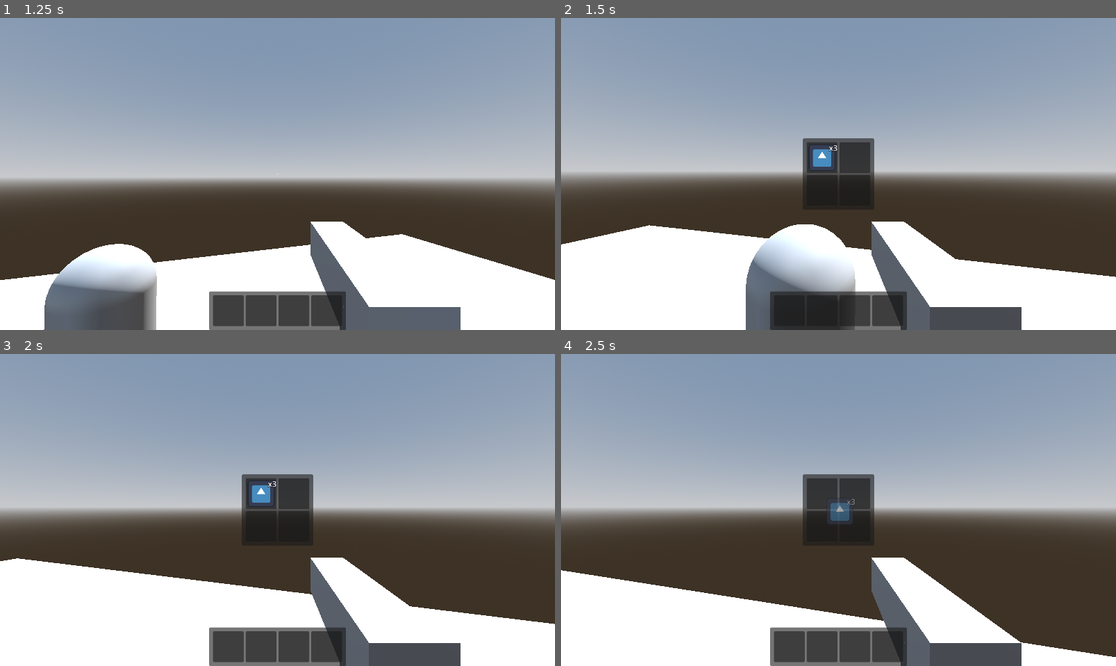
Above: before the commit, frames 1-4 (two rows, left to right).
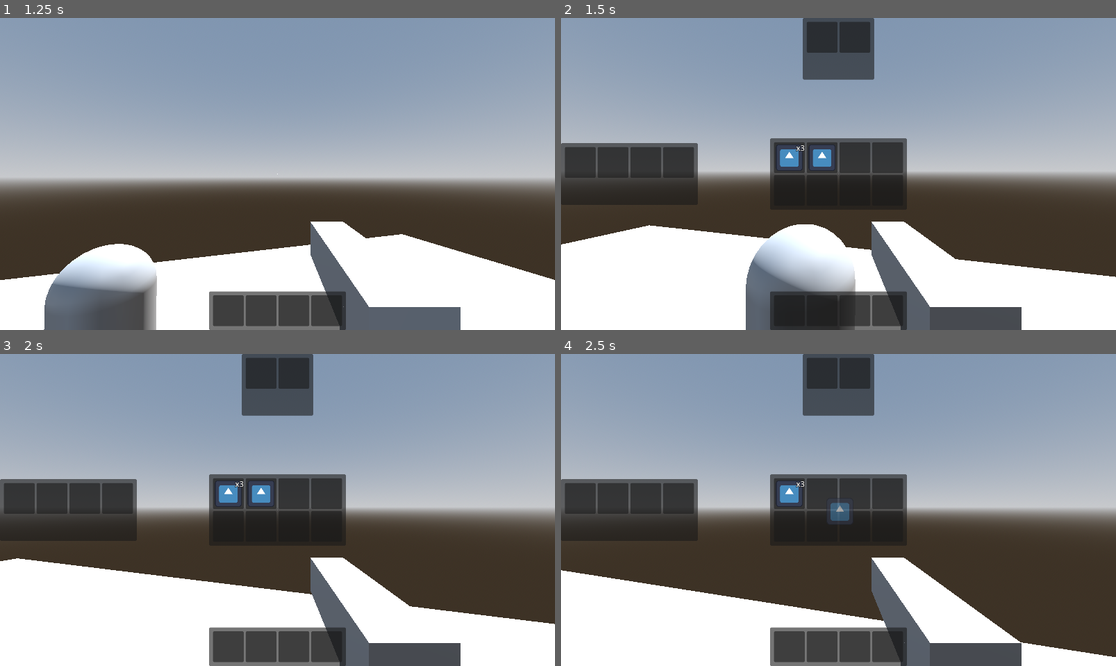
Above: after the commit, the same moments.

Repository: jevonsp/boomer-shooter
Game: Godot game, scene res://main/main.tscn
The game is run twice, just before and just after one commit, with the same random seed, the same clock (stepped at 60 frames per second) and the same inputs. The engine's default icon, where the game draws it, is replaced by a stand-in: a white triangle on a blue panel in a dark square.
Inputs (mouse positions are in pixels of both pictures, inside the frame that each line leads up to):
- Up to frame 1 (1.25 s): tap Enter at 0.5 s; move the mouse to (305, 174) at 0.52 s; hold W from 0.53 s (still down); tap E at 0.6 s; click (305, 174) at 0.67 s; tap Space at 0.77 s
- Up to frame 2 (1.5 s): keep holding W; move the mouse to (810, 174) at 1.27 s; tap Tab at 1.35 s; click (810, 174) at 1.42 s
- Up to frame 3 (2 s): keep holding W; tap Space at 1.52 s
- Up to frame 4 (2.5 s): move the mouse to (821, 494) at 2.02 s; release W at 2.03 s; hold D from 2.03 s (still down); tap Shift at 2.1 s; click (821, 494) at 2.17 s

Frame 1 is identical in both runs. In frame 2, 9.8% of the frame differs, in the area x 0-63%, y 0-61%; in frame 3, 9.8%; in frame 4, 9.8%.

Commit message:
Force Close + Equip/Weapon Scaffold

Diff:
--- /dev/null
+++ b/inventory/InventoryDataEquip.gd
@@ -0,0 +1,7 @@
+extends InventoryData
+class_name InventoryDataEquip
+
+func drop_slot_data(grabbed_slot_data: SlotData, index: int) -> SlotData:
+	if not grabbed_slot_data.item_data is Equipment:
+		return grabbed_slot_data
+	return super.drop_slot_data(grabbed_slot_data, index)
--- /dev/null
+++ b/inventory/InventoryDataWeapon.gd
@@ -0,0 +1,7 @@
+extends InventoryData
+class_name InventoryDataWeapon
+
+func drop_slot_data(grabbed_slot_data: SlotData, index: int) -> SlotData:
+	if not grabbed_slot_data.item_data is Weapon:
+		return grabbed_slot_data
+	return super.drop_slot_data(grabbed_slot_data, index)
--- a/inventory/TestInv.tres
+++ b/inventory/TestInv.tres
@@ -1,8 +1,9 @@
-[gd_resource type="Resource" script_class="InventoryData" load_steps=5 format=3 uid="uid://rehdkfow4rw2"]
+[gd_resource type="Resource" script_class="InventoryData" load_steps=7 format=3 uid="uid://rehdkfow4rw2"]
 
 [ext_resource type="Script" uid="uid://c016vp1fy7qnm" path="res://inventory/InventoryData.gd" id="1_2e78x"]
 [ext_resource type="Script" uid="uid://ucu2pnv7c5go" path="res://inventory/slot/SlotData.gd" id="2_ktglu"]
 [ext_resource type="Resource" uid="uid://cy5jffdyvu370" path="res://inventory/item/items/TestConsumable.tres" id="3_ktglu"]
+[ext_resource type="Resource" uid="uid://dgoqcaec25b8u" path="res://inventory/item/items/TestEquip.tres" id="4_07wpc"]
 
 [sub_resource type="Resource" id="Resource_07wpc"]
 script = ExtResource("2_ktglu")
@@ -10,7 +11,12 @@
 quantity = 3
 metadata/_custom_type_script = "uid://ucu2pnv7c5go"
 
+[sub_resource type="Resource" id="Resource_bdno3"]
+script = ExtResource("2_ktglu")
+item_data = ExtResource("4_07wpc")
+metadata/_custom_type_script = "uid://ucu2pnv7c5go"
+
 [resource]
 script = ExtResource("1_2e78x")
-slot_datas = Array[ExtResource("2_ktglu")]([SubResource("Resource_07wpc"), null, null, null])
+slot_datas = Array[ExtResource("2_ktglu")]([SubResource("Resource_07wpc"), SubResource("Resource_bdno3"), null, null, null, null, null, null])
 metadata/_custom_type_script = "uid://c016vp1fy7qnm"
--- a/inventory/hotbar_inventory.tscn
+++ /dev/null
@@ -1,29 +0,0 @@
-[gd_scene load_steps=2 format=3 uid="uid://brixpcl3w4lh8"]
-
-[ext_resource type="PackedScene" uid="uid://b4bhhbupq5wps" path="res://inventory/slot/slot.tscn" id="1_4a7kg"]
-
-[node name="HotbarInventory" type="PanelContainer"]
-offset_right = 40.0
-offset_bottom = 40.0
-
-[node name="MarginContainer" type="MarginContainer" parent="."]
-layout_mode = 2
-theme_override_constants/margin_left = 8
-theme_override_constants/margin_top = 8
-theme_override_constants/margin_right = 8
-theme_override_constants/margin_bottom = 8
-
-[node name="HBoxContainer" type="HBoxContainer" parent="MarginContainer"]
-layout_mode = 2
-
-[node name="Slot" parent="MarginContainer/HBoxContainer" instance=ExtResource("1_4a7kg")]
-layout_mode = 2
-
-[node name="Slot2" parent="MarginContainer/HBoxContainer" instance=ExtResource("1_4a7kg")]
-layout_mode = 2
-
-[node name="Slot3" parent="MarginContainer/HBoxContainer" instance=ExtResource("1_4a7kg")]
-layout_mode = 2
-
-[node name="Slot4" parent="MarginContainer/HBoxContainer" instance=ExtResource("1_4a7kg")]
-layout_mode = 2
--- /dev/null
+++ b/inventory/interfaces/hotbar_inventory.gd
@@ -0,0 +1,28 @@
+extends PanelContainer
+signal hotbar_used(index: int)
+const SLOT = preload("res://inventory/slot/slot.tscn")
+@onready var hotbar: HBoxContainer = $MarginContainer/HBoxContainer
+
+func _unhandled_key_input(event: InputEvent) -> void:
+	if not event.is_pressed():
+		return
+
+	for i in range(4):
+		if InputManager.is_action_pressed("hotbar%d" % (i + 1)):
+			hotbar_used.emit(i + 4)
+
+func set_inventory_data(inventory_data: InventoryData) -> void:
+	inventory_data.inventory_updated.connect(populate_hotbar)
+	populate_hotbar(inventory_data)
+	hotbar_used.connect(inventory_data.use_slot_data)
+
+func populate_hotbar(inventory_data: InventoryData) -> void:
+	for child in hotbar.get_children():
+		child.queue_free()
+
+	for slot_data in inventory_data.slot_datas.slice(4, 8):
+		var slot = SLOT.instantiate()
+		hotbar.add_child(slot)
+
+		if slot_data:
+			slot.set_slot_data(slot_data)
--- /dev/null
+++ b/inventory/interfaces/hotbar_inventory.tscn
@@ -0,0 +1,18 @@
+[gd_scene load_steps=2 format=3 uid="uid://brixpcl3w4lh8"]
+
+[ext_resource type="Script" uid="uid://bp43c0fqhs70q" path="res://inventory/interfaces/hotbar_inventory.gd" id="1_4a7kg"]
+
+[node name="HotbarInventory" type="PanelContainer"]
+offset_right = 40.0
+offset_bottom = 40.0
+script = ExtResource("1_4a7kg")
+
+[node name="MarginContainer" type="MarginContainer" parent="."]
+layout_mode = 2
+theme_override_constants/margin_left = 8
+theme_override_constants/margin_top = 8
+theme_override_constants/margin_right = 8
+theme_override_constants/margin_bottom = 8
+
+[node name="HBoxContainer" type="HBoxContainer" parent="MarginContainer"]
+layout_mode = 2
--- a/inventory/inventory.gd
+++ b/inventory/interfaces/inventory.gd
@@ -8,7 +8,6 @@
 
 func clear_inventory_data(inventory_data: InventoryData) -> void:
 	inventory_data.inventory_updated.disconnect(populate_item_grid)
-
 
 func populate_item_grid(inventory_data: InventoryData) -> void:
 	for child in item_grid.get_children():
--- a/inventory/inventory.tscn
+++ b/inventory/interfaces/inventory.tscn
@@ -1,6 +1,6 @@
 [gd_scene load_steps=2 format=3 uid="uid://bpchbhs1f1cfs"]
 
-[ext_resource type="Script" uid="uid://55e6aoimoy1k" path="res://inventory/inventory.gd" id="1_qse2j"]
+[ext_resource type="Script" uid="uid://55e6aoimoy1k" path="res://inventory/interfaces/inventory.gd" id="1_qse2j"]
 
 [node name="Inventory" type="PanelContainer"]
 offset_right = 40.0
@@ -16,4 +16,4 @@
 
 [node name="ItemGrid" type="GridContainer" parent="MarginContainer"]
 layout_mode = 2
-columns = 2
+columns = 4
--- a/inventory/inventory_interface.gd
+++ b/inventory/interfaces/inventory_interface.gd
@@ -1,25 +1,42 @@
 extends Control
+signal force_close
 var grabbed_slot_data: SlotData
 var external_inventory_owner
 @onready var player_inventory: PanelContainer = $PlayerInventory
+@onready var equip_inventory: PanelContainer = $EquipInventory
+@onready var weapon_inventory: PanelContainer = $WeaponInventory
+@onready var external_inventory: PanelContainer = $ExternalInventory
 @onready var grabbed_slot: PanelContainer = $GrabbedSlot
-@onready var external_inventory: PanelContainer = $ExternalInventory
+
+func _ready() -> void:
+	hide()
+	external_inventory.hide()
+	grabbed_slot.hide()
 
 func _physics_process(_delta: float) -> void:
 	if grabbed_slot.visible:
 		grabbed_slot.global_position = get_global_mouse_position() + Vector2(5, 5)
+	if external_inventory_owner \
+			and external_inventory_owner.global_position.distance_to(PlayerManager.get_global_position()) > 4:
+		force_close.emit()
 
 func set_player_inventory(inventory_data: InventoryData) -> void:
 	inventory_data.inventory_interact.connect(on_inventory_interact)
 	player_inventory.set_inventory_data(inventory_data)
 
+func set_equip_inventory(inventory_data: InventoryDataEquip) -> void:
+	inventory_data.inventory_interact.connect(on_inventory_interact)
+	equip_inventory.set_inventory_data(inventory_data)
+
+func set_weapon_inventory(inventory_data: InventoryDataWeapon) -> void:
+	inventory_data.inventory_interact.connect(on_inventory_interact)
+	weapon_inventory.set_inventory_data(inventory_data)
+
 func set_external_inventory(_external_inventory_owner) -> void:
 	external_inventory_owner = _external_inventory_owner
 	var inventory_data = external_inventory_owner.inventory_data
-
 	inventory_data.inventory_interact.connect(on_inventory_interact)
 	external_inventory.set_inventory_data(inventory_data)
-
 	external_inventory.show()
 
 func clear_external_inventory() -> void:
--- a/inventory/item/Equipment.gd
+++ b/inventory/item/Equipment.gd
@@ -1,5 +1,5 @@
 extends ItemData
 class_name Equipment
-
+@export var defence: int = 1
 func use(_target) -> void:
 	pass
--- /dev/null
+++ b/inventory/item/Weapon.gd
@@ -0,0 +1,2 @@
+extends ItemData
+class_name Weapon
--- a/inventory/item/items/TestConsumable.tres
+++ b/inventory/item/items/TestConsumable.tres
@@ -6,6 +6,7 @@
 [resource]
 script = ExtResource("1_md8to")
 name = "Test Consumable"
+description = "Testing Consumable"
 texture = ExtResource("2_wj485")
 can_stack = true
 metadata/_custom_type_script = "uid://nv5dkho4gmik"
--- /dev/null
+++ b/inventory/item/items/TestEquip.tres
@@ -0,0 +1,11 @@
+[gd_resource type="Resource" script_class="Equipment" load_steps=3 format=3 uid="uid://dgoqcaec25b8u"]
+
+[ext_resource type="Script" uid="uid://cwtlkyt7tincm" path="res://inventory/item/Equipment.gd" id="1_x7o7k"]
+[ext_resource type="Texture2D" uid="uid://bdrkc6m8wike2" path="res://icon.svg" id="2_3ecaj"]
+
+[resource]
+script = ExtResource("1_x7o7k")
+name = "Test Equip"
+description = "Testing Equipment"
+texture = ExtResource("2_3ecaj")
+metadata/_custom_type_script = "uid://cwtlkyt7tincm"
--- a/main/main.gd
+++ b/main/main.gd
@@ -1,6 +1,9 @@
 extends Node
 @onready var player: CharacterBody3D = $Player
 @onready var inventory_interface: Control = $UI/InventoryInterface
+@onready var hotbar_inventory: PanelContainer = $UI/HotbarInventory
+@onready var equip_inventory: PanelContainer = $UI/InventoryInterface/EquipInventory
+@onready var weapon_inventory: PanelContainer = $UI/InventoryInterface/WeaponInventory
 
 func _ready() -> void:
 	get_window().grab_focus()
@@ -9,15 +12,15 @@
 
 func connect_signals():
 	player.toggle_inventory.connect(_on_inventory_toggled)
-
+	inventory_interface.force_close.connect(_on_inventory_toggled)
 	for node in get_tree().get_nodes_in_group("external_inventory"):
 		node.toggle_inventory.connect(_on_inventory_toggled)
 
 func prepare_inventories():
-	inventory_interface.hide()
-	inventory_interface.grabbed_slot.hide()
-	inventory_interface.external_inventory.hide()
 	inventory_interface.set_player_inventory(player.inventory_data)
+	inventory_interface.set_equip_inventory(player.equip_inventory_data)
+	inventory_interface.set_weapon_inventory(player.weapon_inventory_data)
+	hotbar_inventory.set_inventory_data(player.inventory_data)
 
 func _on_inventory_toggled(external_inventory_owner = null):
 	inventory_interface.visible = !inventory_interface.visible
--- a/main/main.tscn
+++ b/main/main.tscn
@@ -1,13 +1,12 @@
-[gd_scene load_steps=16 format=3 uid="uid://ccm6v0lbtkr0p"]
+[gd_scene load_steps=15 format=3 uid="uid://ccm6v0lbtkr0p"]
 
 [ext_resource type="PackedScene" uid="uid://dnyec73hvubwn" path="res://player/player.tscn" id="1_53q0u"]
 [ext_resource type="Script" uid="uid://cf47jb4ar4xaj" path="res://main/main.gd" id="1_xwkvk"]
-[ext_resource type="Script" uid="uid://b5g7s2xbaj10q" path="res://inventory/inventory_interface.gd" id="2_3wy1v"]
+[ext_resource type="Script" uid="uid://b5g7s2xbaj10q" path="res://inventory/interfaces/inventory_interface.gd" id="2_3wy1v"]
 [ext_resource type="PackedScene" uid="uid://cw6w3voc584ml" path="res://enemies/enemy.tscn" id="2_pjrb6"]
-[ext_resource type="PackedScene" uid="uid://bpchbhs1f1cfs" path="res://inventory/inventory.tscn" id="3_kfbq2"]
+[ext_resource type="PackedScene" uid="uid://bpchbhs1f1cfs" path="res://inventory/interfaces/inventory.tscn" id="3_kfbq2"]
 [ext_resource type="PackedScene" uid="uid://b4bhhbupq5wps" path="res://inventory/slot/slot.tscn" id="4_4dugh"]
-[ext_resource type="PackedScene" uid="uid://brixpcl3w4lh8" path="res://inventory/hotbar_inventory.tscn" id="5_0i4oc"]
-[ext_resource type="Resource" uid="uid://rehdkfow4rw2" path="res://inventory/TestInv.tres" id="5_kfbq2"]
+[ext_resource type="PackedScene" uid="uid://brixpcl3w4lh8" path="res://inventory/interfaces/hotbar_inventory.tscn" id="5_0i4oc"]
 [ext_resource type="PackedScene" uid="uid://cwboq6egcbhqv" path="res://objects/interactables/chest.tscn" id="8_67ri8"]
 [ext_resource type="PackedScene" uid="uid://creqratlq8k0q" path="res://inventory/item/pickups/pickup.tscn" id="9_grrlh"]
 
@@ -62,6 +61,26 @@
 grow_horizontal = 2
 grow_vertical = 2
 
+[node name="EquipInventory" parent="UI/InventoryInterface" instance=ExtResource("3_kfbq2")]
+layout_mode = 1
+anchors_preset = 4
+anchor_top = 0.5
+anchor_bottom = 0.5
+offset_top = -64.0
+offset_right = 128.0
+offset_bottom = 64.0
+grow_vertical = 2
+
+[node name="WeaponInventory" parent="UI/InventoryInterface" instance=ExtResource("3_kfbq2")]
+layout_mode = 1
+anchors_preset = 5
+anchor_left = 0.5
+anchor_right = 0.5
+offset_left = -64.0
+offset_right = 64.0
+offset_bottom = 128.0
+grow_horizontal = 2
+
 [node name="ExternalInventory" parent="UI/InventoryInterface" instance=ExtResource("3_kfbq2")]
 layout_mode = 1
 anchors_preset = 6
@@ -104,7 +123,6 @@
 
 [node name="Player" parent="." instance=ExtResource("1_53q0u")]
 transform = Transform3D(1, 0, 0, 0, 1, 0, 0, 0, 1, 0, 0.111600876, 0)
-inventory_data = ExtResource("5_kfbq2")
 
 [node name="Enemy" parent="." instance=ExtResource("2_pjrb6")]
 transform = Transform3D(1, 0, 0, 0, 1, 0, 0, 0, 1, 0, 0, -5.393941)
--- a/player/player.gd
+++ b/player/player.gd
@@ -2,13 +2,14 @@
 signal toggle_inventory
 const SPEED = 5.0
 const JUMP_VELOCITY = 4.5
-
+@export var inventory_data: InventoryData
+@export var equip_inventory_data: InventoryDataEquip
+@export var weapon_inventory_data: InventoryDataWeapon
 var gravity: float = ProjectSettings.get_setting("physics/3d/default_gravity")
 var health: int
 var max_health: int = 5
 @onready var camera: Camera3D = $Camera3D
 @onready var interact_ray: RayCast3D = $Camera3D/InteractRay
-@export var inventory_data: InventoryData
 func _ready() -> void:
 	health = max_health
 	PlayerManager.player = self
--- a/player/player.tscn
+++ b/player/player.tscn
@@ -1,7 +1,21 @@
-[gd_scene load_steps=5 format=3 uid="uid://dnyec73hvubwn"]
+[gd_scene load_steps=11 format=3 uid="uid://dnyec73hvubwn"]
 
 [ext_resource type="Script" uid="uid://cddy4tbm5ogev" path="res://player/player.gd" id="1_oul6g"]
+[ext_resource type="Resource" uid="uid://rehdkfow4rw2" path="res://inventory/TestInv.tres" id="2_g6k8r"]
 [ext_resource type="PackedScene" uid="uid://dxcpwm8np17a5" path="res://weapons/gun.tscn" id="2_rkbax"]
+[ext_resource type="Script" uid="uid://ucu2pnv7c5go" path="res://inventory/slot/SlotData.gd" id="3_boad6"]
+[ext_resource type="Script" uid="uid://bukgejlodxnml" path="res://inventory/InventoryDataEquip.gd" id="4_rgyib"]
+[ext_resource type="Script" uid="uid://by0jhm5qhaqwg" path="res://inventory/InventoryDataWeapon.gd" id="5_hg6s5"]
+
+[sub_resource type="Resource" id="Resource_2ieo8"]
+script = ExtResource("4_rgyib")
+slot_datas = Array[ExtResource("3_boad6")]([null, null, null, null])
+metadata/_custom_type_script = "uid://bukgejlodxnml"
+
+[sub_resource type="Resource" id="Resource_ebec5"]
+script = ExtResource("5_hg6s5")
+slot_datas = Array[ExtResource("3_boad6")]([null, null])
+metadata/_custom_type_script = "uid://by0jhm5qhaqwg"
 
 [sub_resource type="CapsuleMesh" id="CapsuleMesh_kqu6x"]
 
@@ -10,6 +24,9 @@
 [node name="Player" type="CharacterBody3D"]
 collision_layer = 2
 script = ExtResource("1_oul6g")
+inventory_data = ExtResource("2_g6k8r")
+equip_inventory_data = SubResource("Resource_2ieo8")
+weapon_inventory_data = SubResource("Resource_ebec5")
 
 [node name="MeshInstance3D" type="MeshInstance3D" parent="."]
 transform = Transform3D(1, 0, 0, 0, 1, 0, 0, 0, 1, 0, 1, 0)
Not shown, added: inventory/InventoryDataEquip.gd.uid
Not shown, added: inventory/InventoryDataWeapon.gd.uid
Not shown, added: inventory/interfaces/hotbar_inventory.gd.uid
Renamed: inventory/inventory.gd.uid -> inventory/interfaces/inventory.gd.uid
Renamed: inventory/inventory_interface.gd.uid -> inventory/interfaces/inventory_interface.gd.uid
Not shown, added: inventory/item/Weapon.gd.uid
